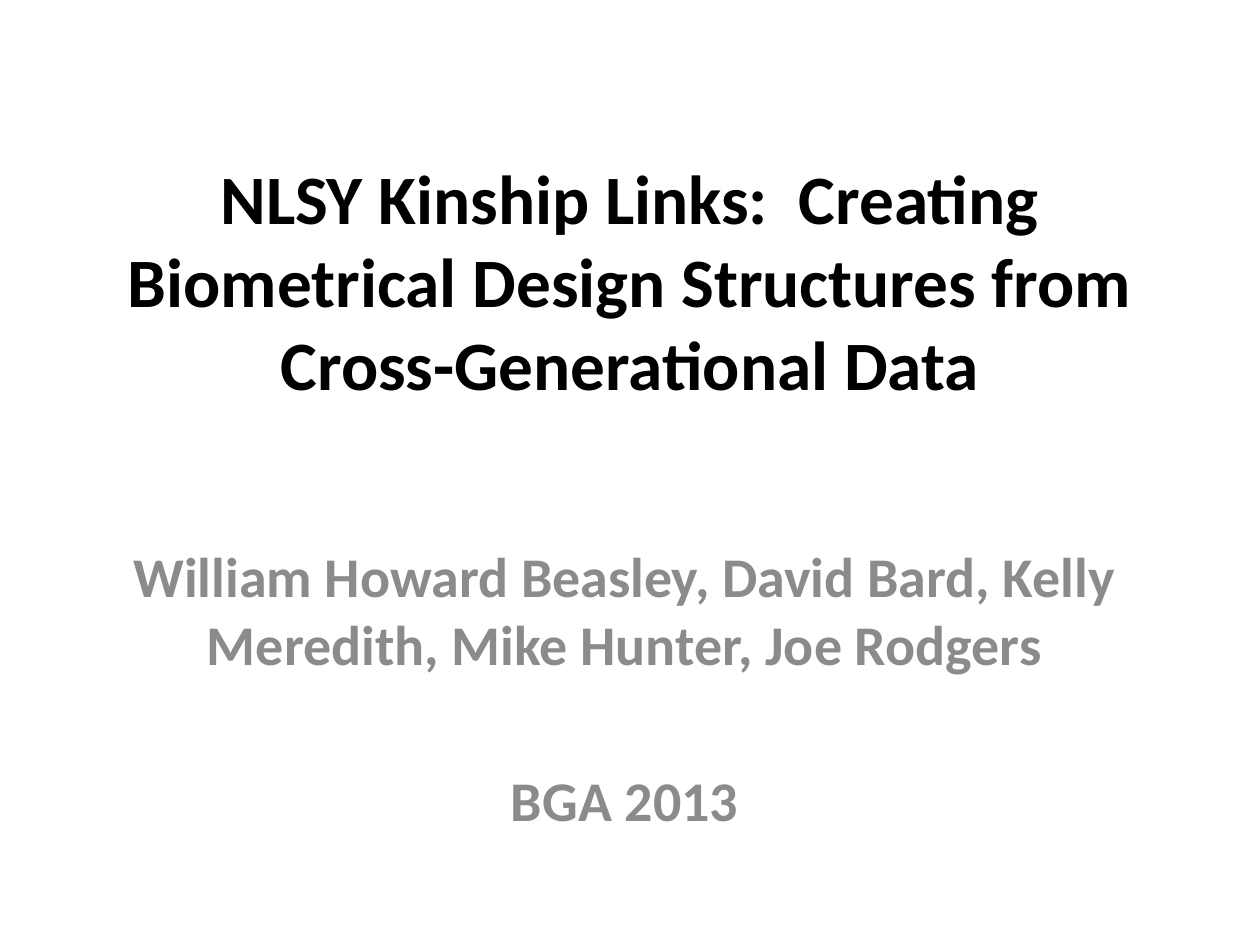
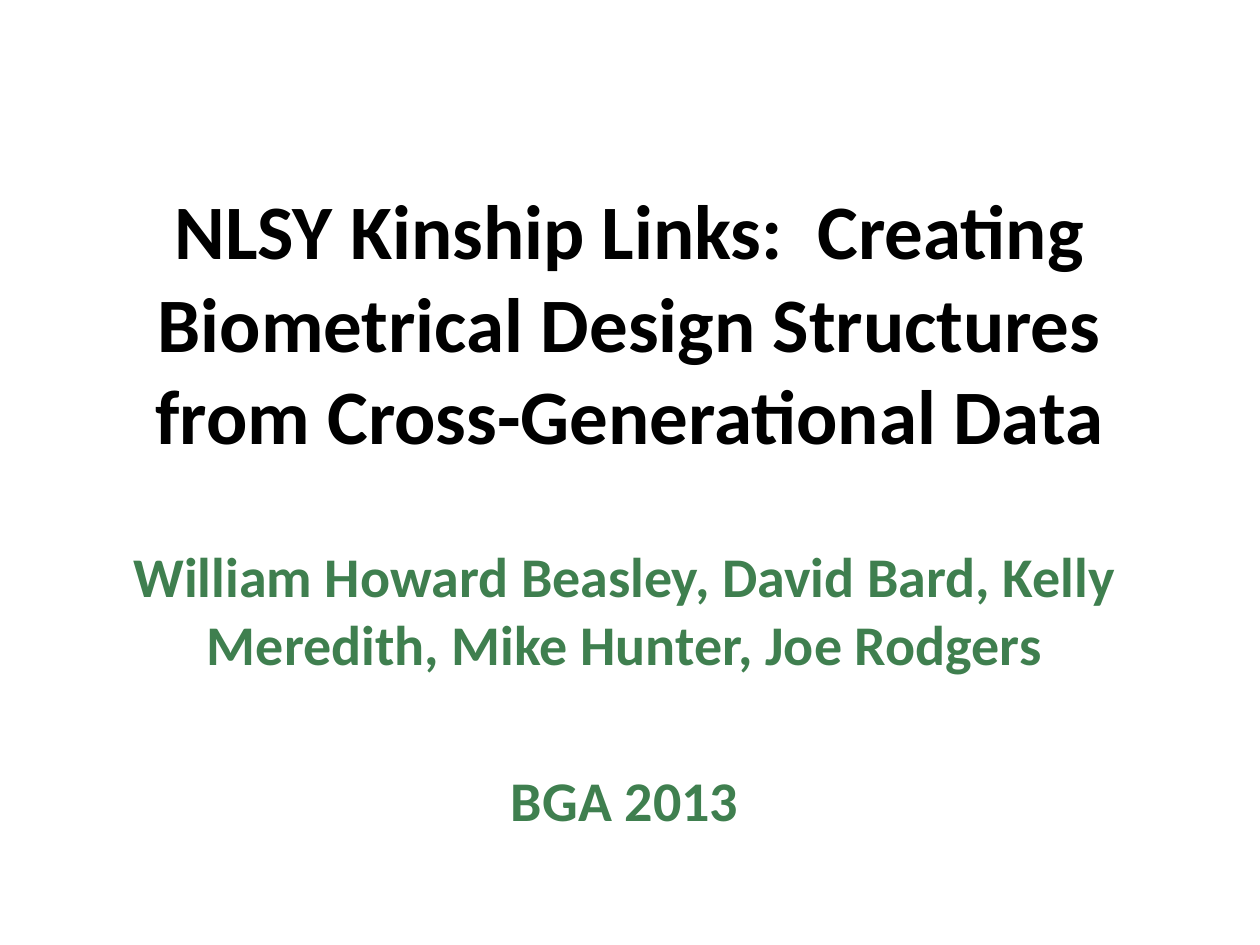
Before and after one commit to LiveOak/NlsyLinksDetermination, a slide deck: slide 1 of Publications/2013France/BeasleyBga2013-NlsyLinks.pptx. Drawn at 1260x945 pixels with LibreOffice and Linux fonts; fonts in the diff are those of the drawing. Boxes give left, top, right and bottom in pixels: in the first picture for what was removed or moved away, otherwise in the second. Text is boxed around its words. In the diff, an @@ line names an element or a change of style, - is before the commit and + after.

```diff
--- a/Publications/2013France/BeasleyBga2013-NlsyLinks.pptx
+++ b/Publications/2013France/BeasleyBga2013-NlsyLinks.pptx
@@ title "NLSY Kinship Links: Creating Biometrical ..." at box(155, 205, 1103, 445): size 39.6 to 44 pt @@
@@ subtitle "William Howard Beasley, David Bard, ..." at box(133, 557, 1115, 822): text colour #8C8C8C to #3F7F4F @@
```
Also in this commit, not shown: 10 other slides changed, 2 slides added, 1 slide removed.
